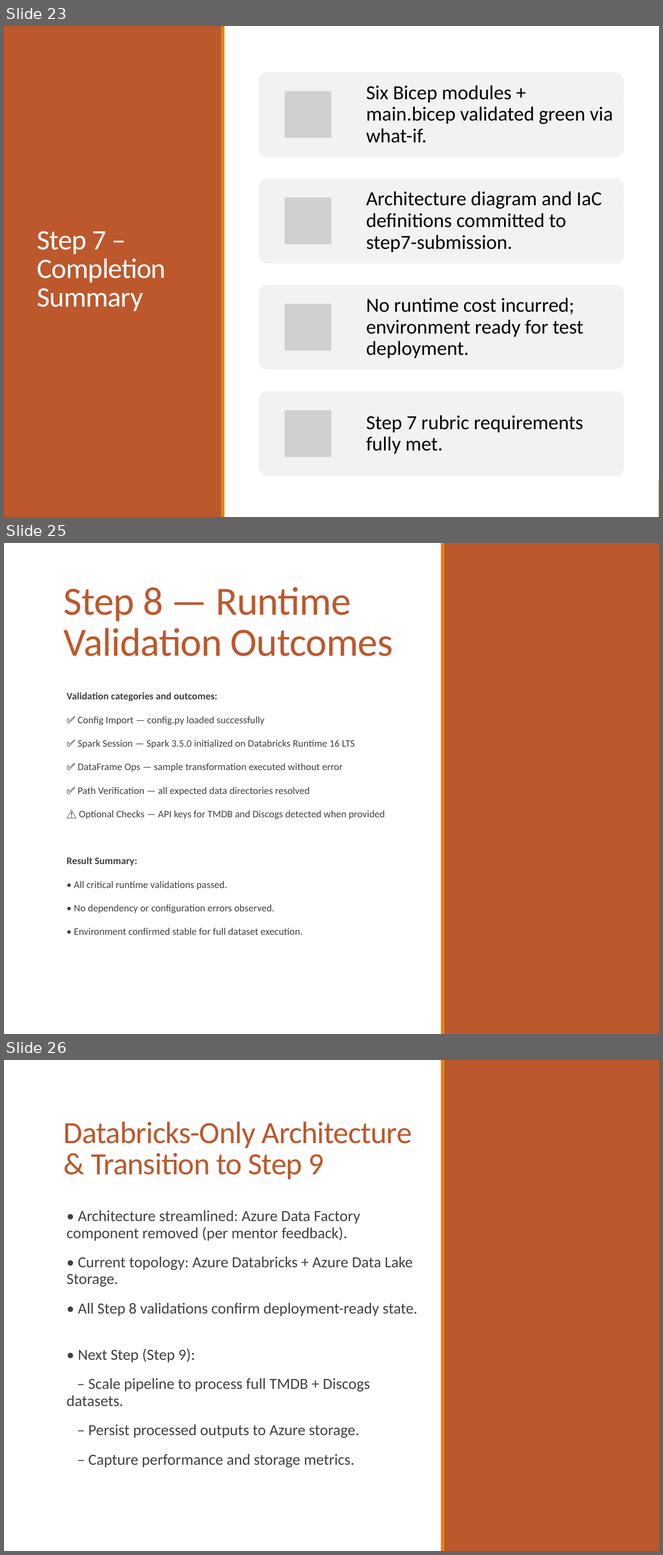
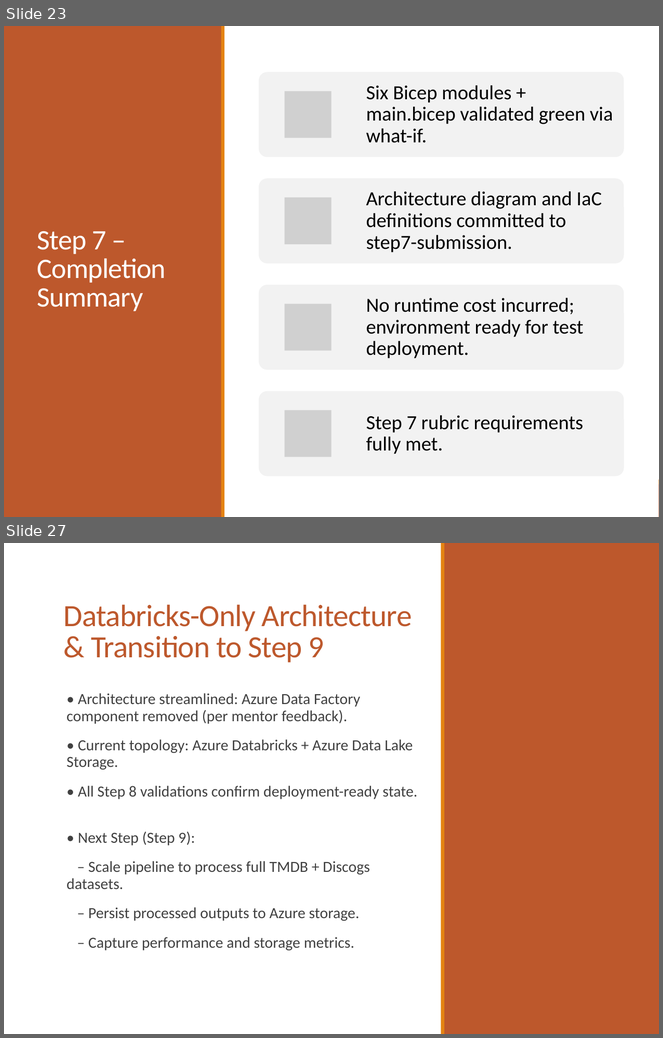
Before and after one commit to mtholahan/unguided-capstone-project, a slide deck: slides/Step_8_Slide_Deck.pptx. Shown one above the other, each under a label of ours: slides 23, 25 and 26 before the commit, slides 23 and 27 after it; the slides between them are not shown. The pictures are 663x1555 and 663x1038 pixels, drawn with LibreOffice and Linux fonts; fonts in the diff are those of the drawing; grey boxes stand for pictures. Boxes give left, top, right and bottom in pixels: in the first picture for what was removed or moved away, otherwise in the second. Text is boxed around its words. In the diff, an @@ line names an element or a change of style, - is before the commit and + after.

```diff
--- a/slides/Step_8_Slide_Deck.pptx
+++ b/slides/Step_8_Slide_Deck.pptx
@@ slide 25 removed at <box>4,543,659,1034</box>, background #FFFFFF; not listed: 2 template elements that a slide beside it also shows @@
@@ rectangle removed at <box>4,543,659,1034</box> @@
@@ rectangle removed at <box>441,543,444,1034</box> @@
@@ rectangle removed at <box>442,543,659,1034</box> @@
@@ title removed at <box>64,587,393,656</box> @@
-Step 8 — Runtime Validation Outcomes
@@ text removed at <box>66,692,385,935</box> @@
-  Validation categories and outcomes:
-  ✅ Config Import — config.py loaded successfully
-  ✅ Spark Session — Spark 3.5.0 initialized on Databricks Runtime 16 LTS
-  ✅ DataFrame Ops — sample transformation executed without error
-  ✅ Path Verification — all expected data directories resolved
-  ⚠️ Optional Checks — API keys for TMDB and Discogs detected when provided
-  Result Summary:
-  • All critical runtime validations passed.
-  • No dependency or configuration errors observed.
-  • Environment confirmed stable for full dataset execution.
@@ what was slide 26 is now slide 27 @@
```
Also in this commit, not shown: 1 slide changed, 2 slides added.
